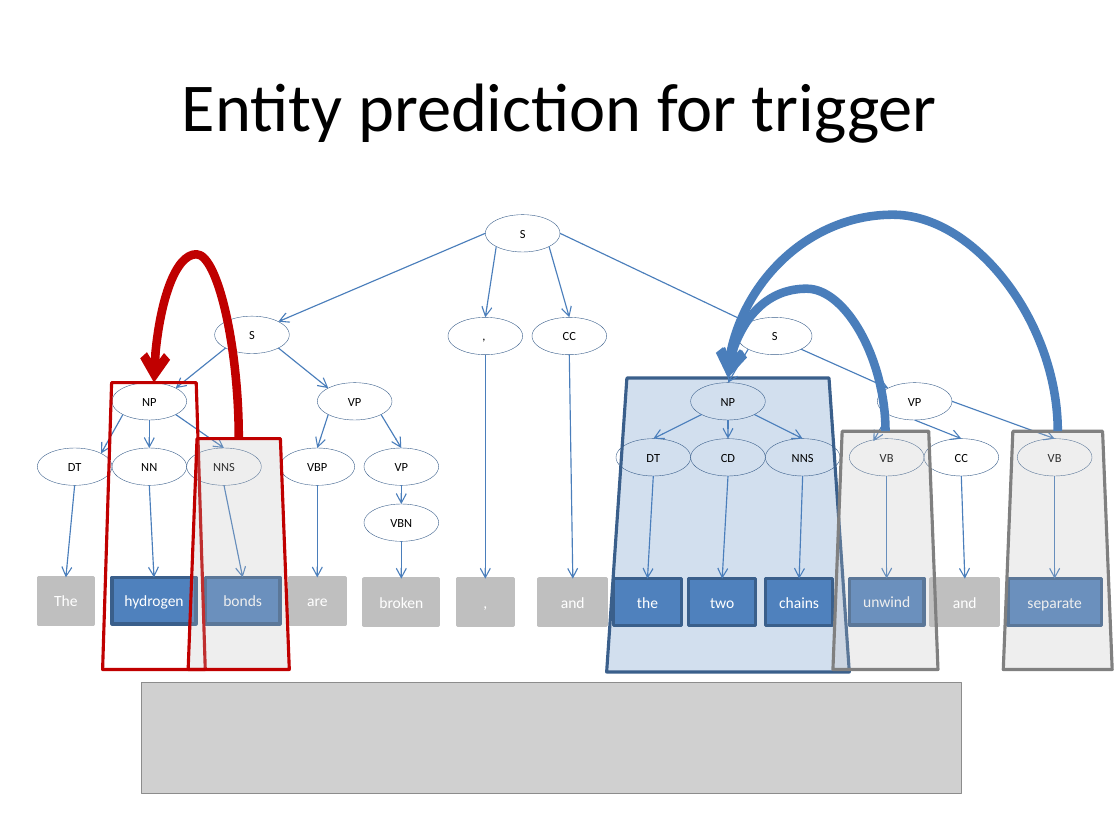
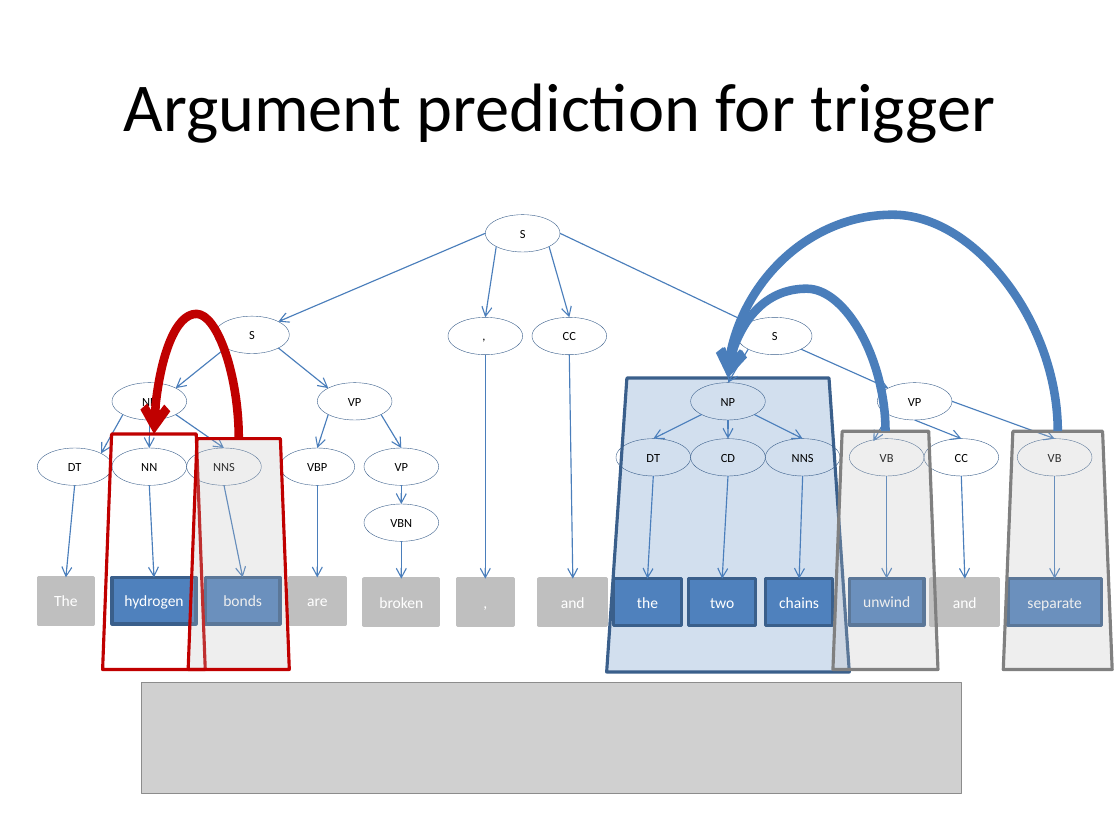
Before and after one commit to ajutscaria/CS224U, a slide deck: slide 11 of Presentation/Anubhai Philip Scaria.pptx. Drawn at 1120x840 pixels with LibreOffice and Linux fonts; fonts in the diff are those of the drawing; grey boxes stand for pictures. Boxes give left, top, right and bottom in pixels: in the first picture for what was removed or moved away, otherwise in the second. Text is boxed around its words. In the diff, an @@ line names an element or a change of style, - is before the commit and + after.

```diff
--- a/Presentation/Anubhai Philip Scaria.pptx
+++ b/Presentation/Anubhai Philip Scaria.pptx
@@ title at (x1=124, y1=83, x2=995, y2=143): text changed @@
-Entity prediction for trigger
+Argument prediction for trigger
@@ curved arrow moved from (239, 439) - (155, 383) to (239, 439) - (155, 435) @@
@@ trapezoid resized from (x1=103, y1=383, x2=206, y2=670) to (x1=103, y1=435, x2=206, y2=670) @@
```
Also in this commit, not shown: 16 other slides changed, 2 other files.
